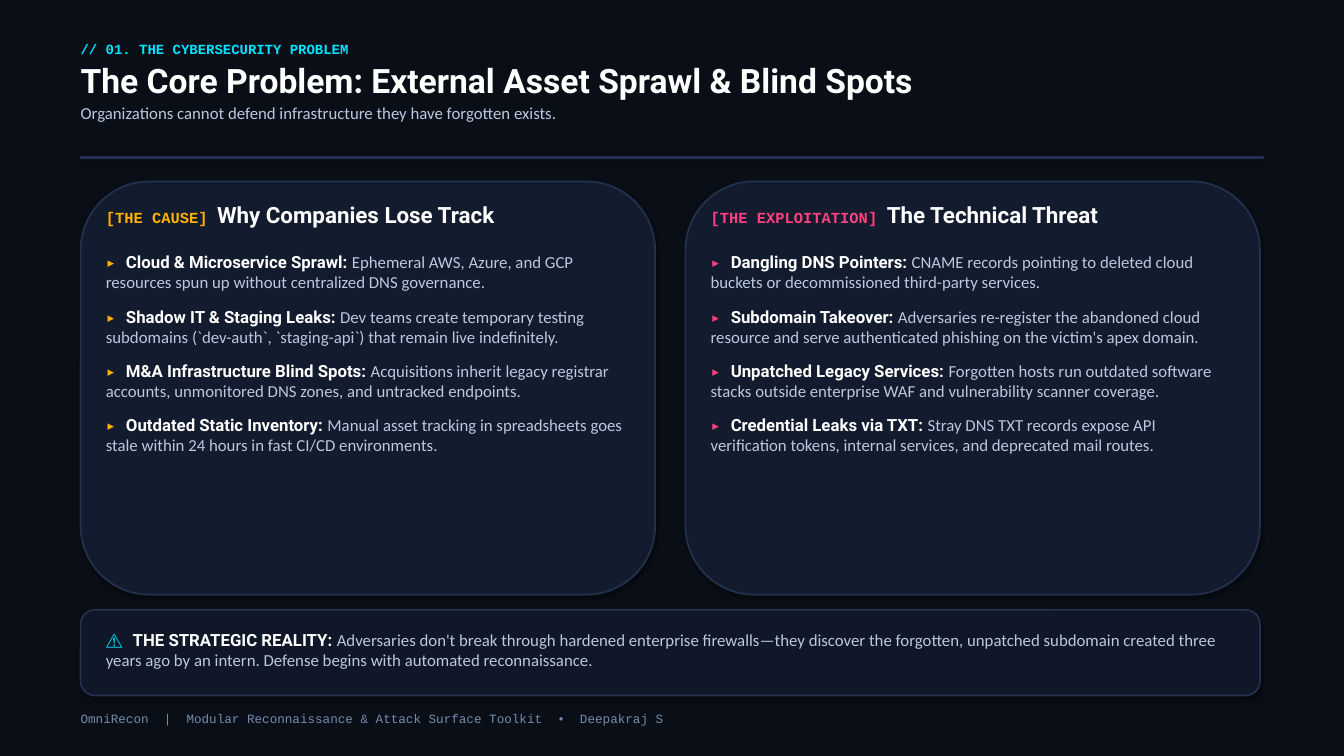
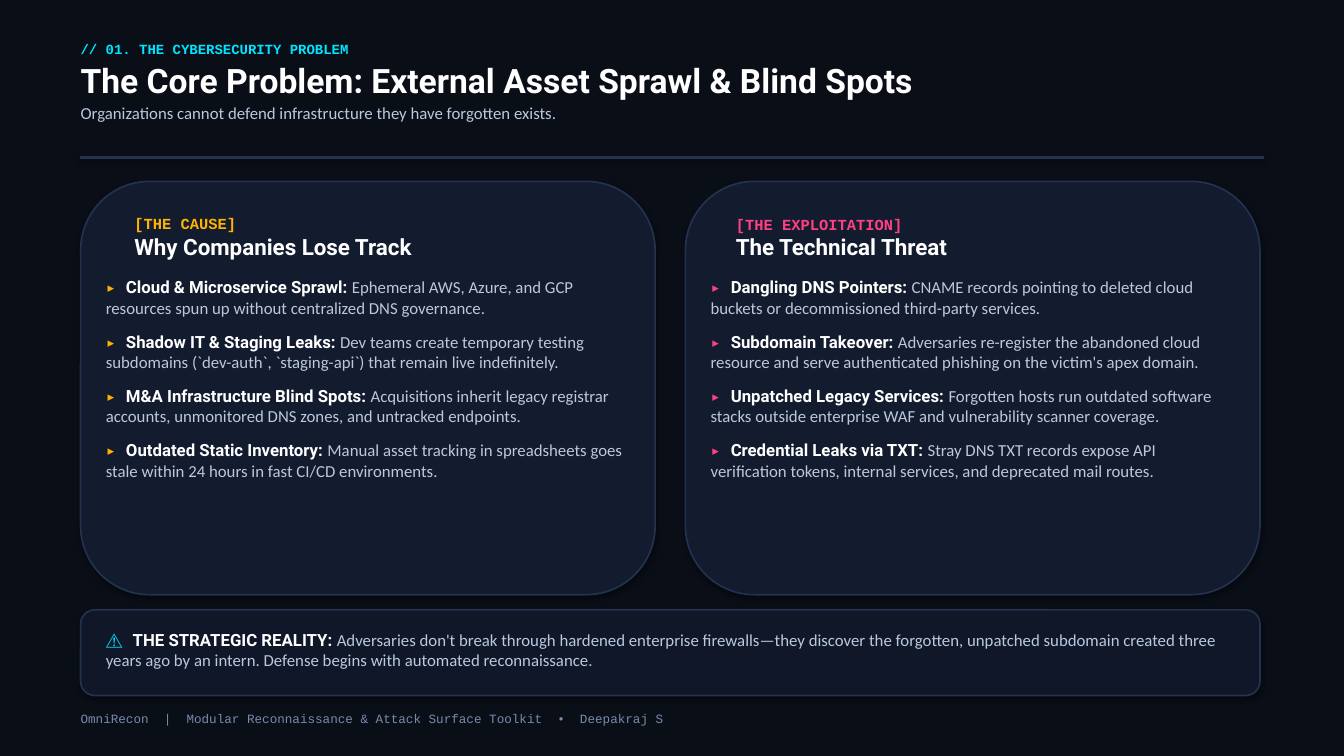
Before and after one commit to Nightwing-007/OmniRecon, a slide deck: slide 2 of OmniRecon_Presentation.pptx. Drawn at 1344x756 pixels with LibreOffice and Linux fonts; fonts in the diff are those of the drawing. Boxes give left, top, right and bottom in pixels: in the first picture for what was removed or moved away, otherwise in the second. Text is boxed around its words. In the diff, an @@ line names an element or a change of style, - is before the commit and + after.

```diff
--- a/OmniRecon_Presentation.pptx
+++ b/OmniRecon_Presentation.pptx
@@ text at [134,218,411,260]: text changed @@
-[THE CAUSE] Why Companies Lose Track
+[THE CAUSE]
+Why Companies Lose Track
@@ text at [736,219,947,256]: text changed @@
-[THE EXPLOITATION] The Technical Threat
+[THE EXPLOITATION]
+The Technical Threat
@@ text "▸ Cloud & Microservice Sprawl: ...": place and size @@
-text "▸ Cloud & Microservice Sprawl: ..." at [106,255,623,452]
+text "▸ Cloud & Microservice Sprawl: ..." at [106,280,623,478]
@@ text "▸ Dangling DNS Pointers: CNAME ...": place and size @@
-text "▸ Dangling DNS Pointers: CNAME ..." at [711,255,1212,454]
+text "▸ Dangling DNS Pointers: CNAME ..." at [711,280,1212,480]
```
Also in this commit, not shown: 1 other slide changed.
